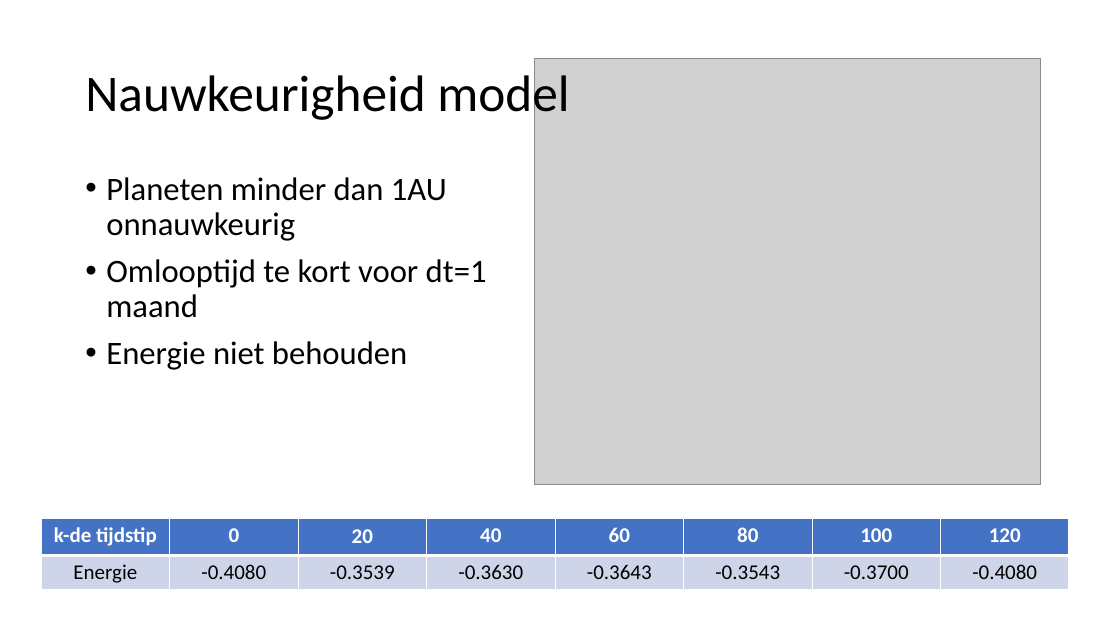
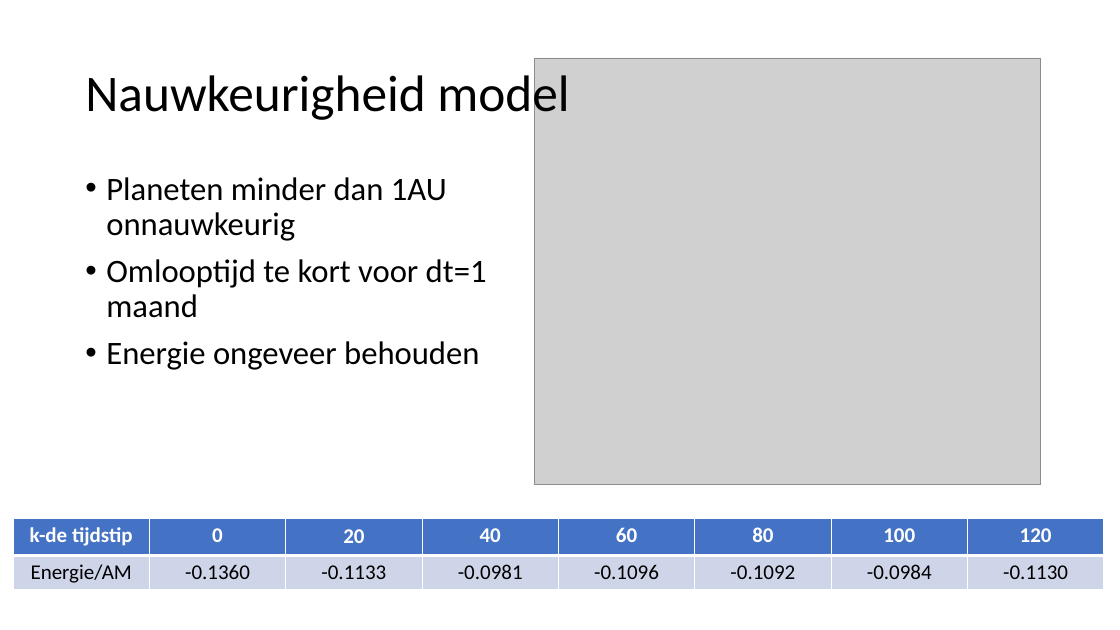
Before and after one commit to CBarendrecht/mod2b, a slide deck: slide 9 of Presentatie/Presentatie.pptx. Drawn at 1120x630 pixels with LibreOffice and Linux fonts; fonts in the diff are those of the drawing; grey boxes stand for pictures. Boxes give left, top, right and bottom in pixels: in the first picture for what was removed or moved away, otherwise in the second. Text is boxed around its words. In the diff, an @@ line names an element or a change of style, - is before the commit and + after.

```diff
--- a/Presentatie/Presentatie.pptx
+++ b/Presentatie/Presentatie.pptx
@@ text at <box>106,341,479,370</box>: text changed @@
-• Energie niet behouden
+• Energie ongeveer behouden
@@ table at <box>13,518,1102,590</box> @@
-row 2: Energie | -0.4080 | -0.3539 | -0.3630 | -0.3643 | -0.3543 | -0.3700 | -0.4080
+row 2: Energie/AM | -0.1360 | -0.1133 | -0.0981 | -0.1096 | -0.1092 | -0.0984 | -0.1130
@@ table: place and size @@
-table at <box>41,518,1070,590</box>
+table at <box>13,518,1102,590</box>
```
Also in this commit, not shown: 3 slides added, 8 other files.
